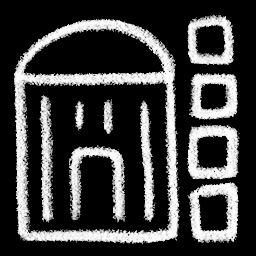
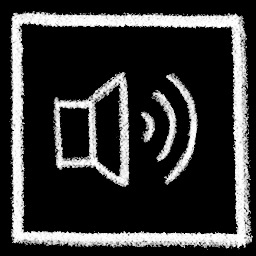
Comparing the layer stacks of the two 256 x 256 images. Changes:
added layer "volume on" above "menu" over box(9, 11, 253, 250)
renamed "Layer 6" to "building", hid it over box(13, 13, 240, 244)
